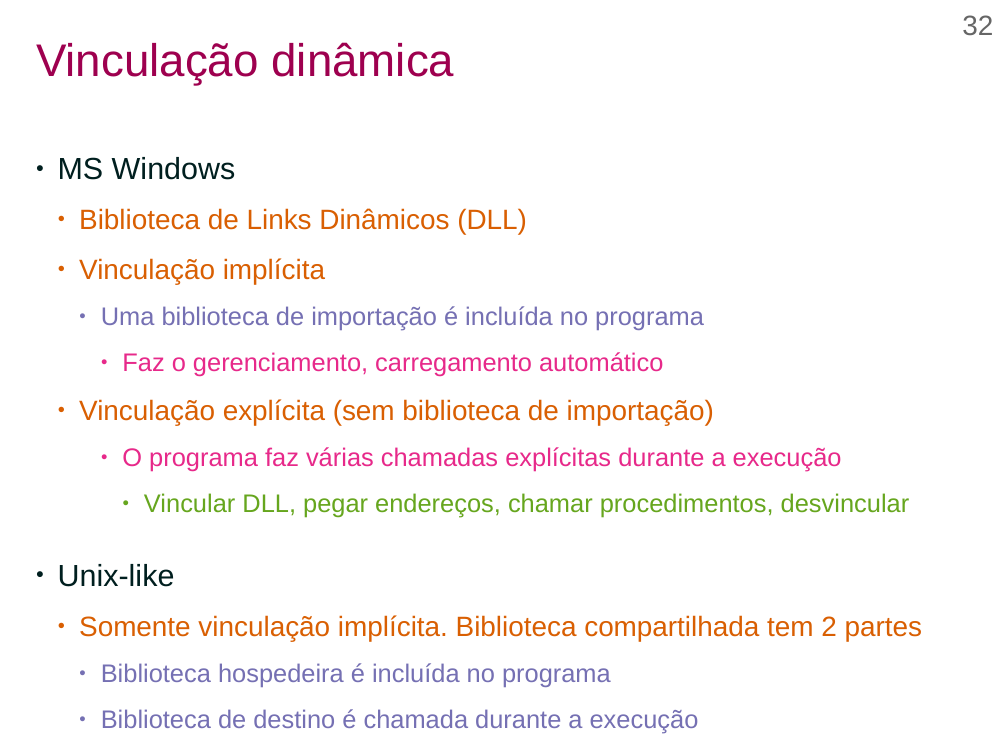
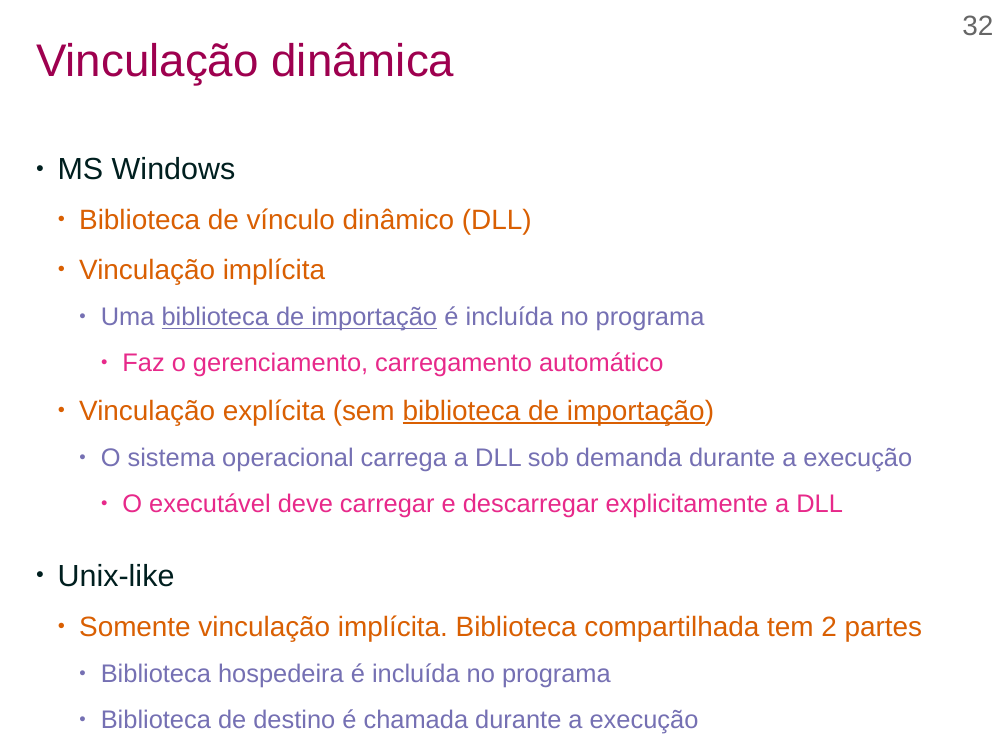
Before and after one commit to efurlanm/teaching, a slide deck: slide 32 of aed/AED-U1S2-Assembly.odp. Drawn at 1008x756 pixels with LibreOffice and Linux fonts; fonts in the diff are those of the drawing; background and template pictures are left out. Boxes give left, top, right and bottom in pixels: in the first picture for what was removed or moved away, otherwise in the second. Text is boxed around its words. In the diff, an @@ line names an element or a change of style, - is before the commit and + after.

```diff
--- a/aed/AED-U1S2-Assembly.odp
+++ b/aed/AED-U1S2-Assembly.odp
@@ text at [79, 208, 532, 235]: text changed @@
-  ● Biblioteca de Links Dinâmicos (DLL)
+  ● Biblioteca de vínculo dinâmico (DLL)
@@ text at [79, 306, 714, 425]: underline on in "biblioteca de importação", "biblioteca de importação)" @@
@@ text at [101, 447, 912, 517]: text changed; text colour #66A61E to #7570B3 @@
-      ● O programa faz várias chamadas explícitas durante a execução
-        ● Vincular DLL, pegar endereços, chamar procedimentos, desvincular
+    ● O sistema operacional carrega a DLL sob demanda durante a execução
+      ● O executável deve carregar e descarregar explicitamente a DLL
```
Also in this commit, not shown: 30 other slides changed, 18 other files.
